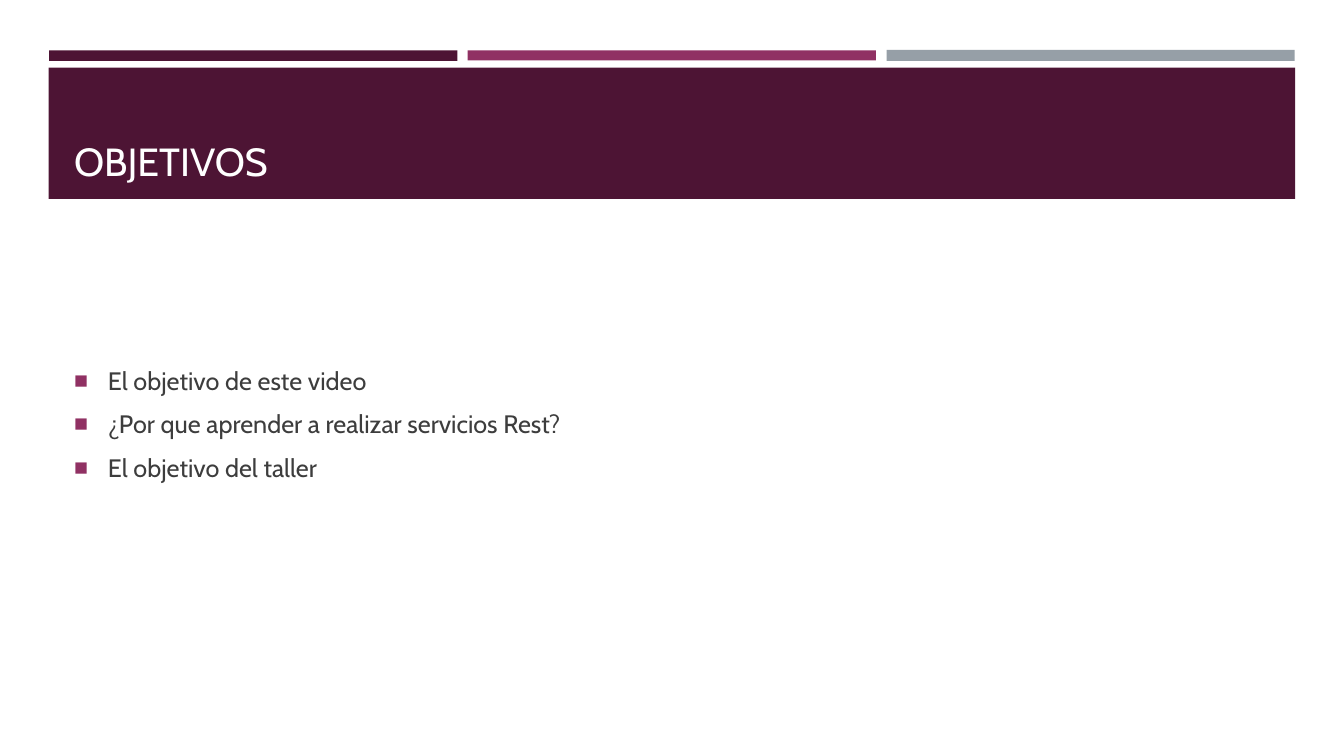
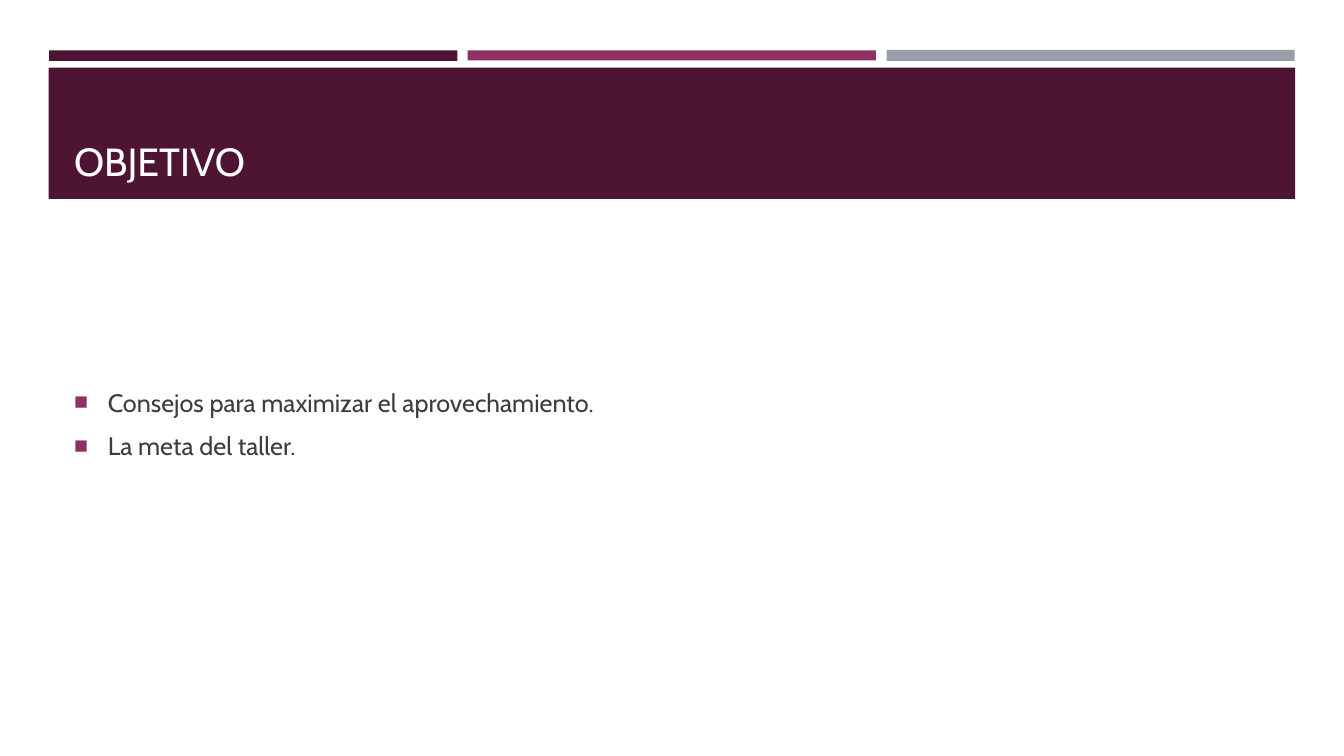
Before and after one commit to codemcm/talleritt, a slide deck: slide 2 of Presentacion/Taller.pptx. Drawn at 1344x756 pixels with LibreOffice and Linux fonts; fonts in the diff are those of the drawing. Boxes give left, top, right and bottom in pixels: in the first picture for what was removed or moved away, otherwise in the second. Text is boxed around its words. In the diff, an @@ line names an element or a change of style, - is before the commit and + after.

Commit message:
diapositivas para el taller

```diff
--- a/Presentacion/Taller.pptx
+++ b/Presentacion/Taller.pptx
@@ title at box(74, 148, 245, 183): text changed @@
-OBJETIVOS
+OBJETIVO
@@ text at box(108, 393, 593, 456): text changed @@
-■ El objetivo de este video
-■ ¿Por que aprender a realizar servicios Rest?
-■ El objetivo del taller
+■ Consejos para maximizar el aprovechamiento.
+■ La meta del taller.
```
Also in this commit, not shown: 4 other slides changed, 1 slide added.
